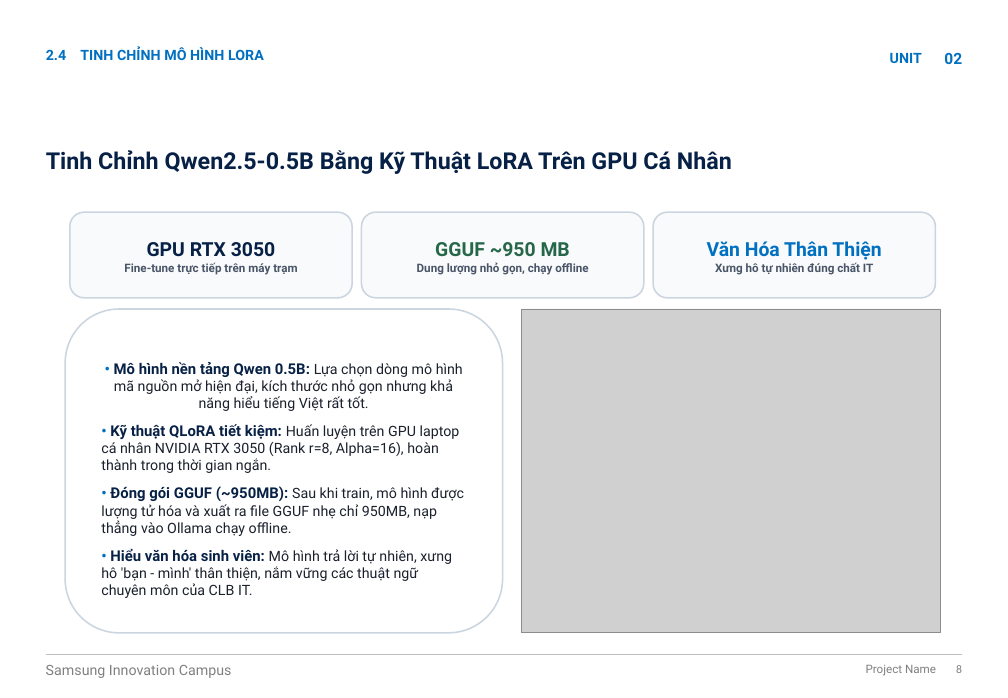
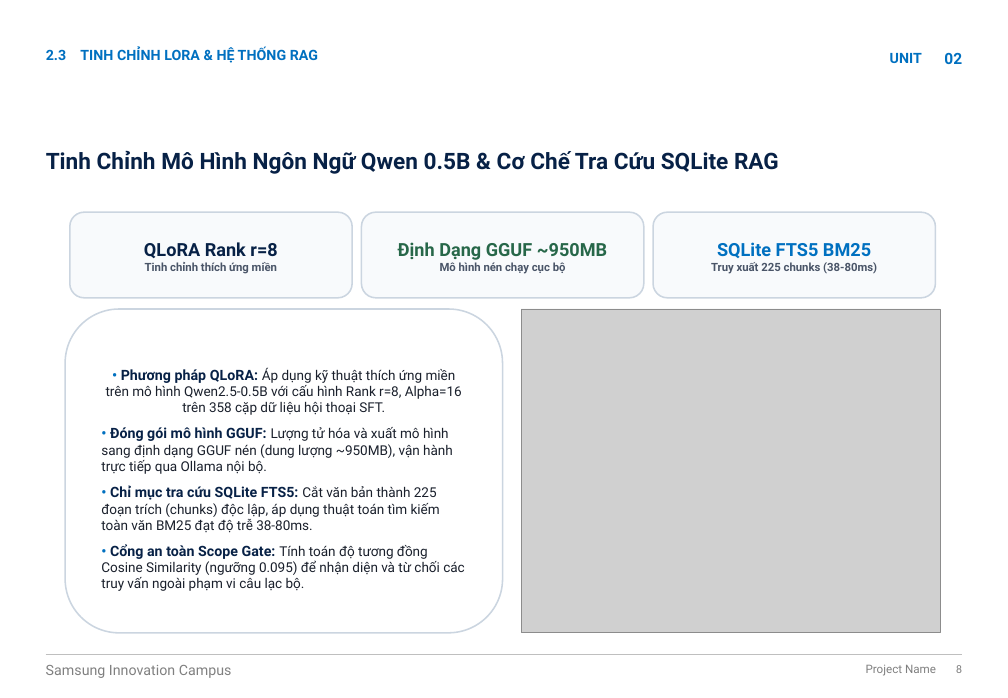
Before and after one commit to quocdoanhdang2-sketch/dusnx-platform, a slide deck: slide 8 of docs/SIC_AI_Capstone_Project_DUSNX_Presentation.pptx. Drawn at 1008x698 pixels with LibreOffice and Linux fonts; fonts in the diff are those of the drawing; grey boxes stand for pictures; background and template pictures are left out. Boxes give left, top, right and bottom in pixels: in the first picture for what was removed or moved away, otherwise in the second. Text is boxed around its words. In the diff, an @@ line names an element or a change of style, - is before the commit and + after.

```diff
--- a/docs/SIC_AI_Capstone_Project_DUSNX_Presentation.pptx
+++ b/docs/SIC_AI_Capstone_Project_DUSNX_Presentation.pptx
@@ text at [46,49,66,60]: text changed @@
-2.4
+2.3
@@ text at [80,46,318,63]: text changed @@
-TINH CHỈNH MÔ HÌNH LORA
+TINH CHỈNH LORA & HỆ THỐNG RAG
@@ title at [46,150,779,174]: text changed; size 18 to 17.5 pt @@
-Tinh Chỉnh Qwen2.5-0.5B Bằng Kỹ Thuật LoRA Trên GPU Cá Nhân
+Tinh Chỉnh Mô Hình Ngôn Ngữ Qwen 0.5B & Cơ Chế Tra Cứu SQLite RAG
@@ text in rounded rectangle at [144,242,277,274]: text changed; size 9 to 8.8 pt @@
-GPU RTX 3050
-Fine-tune trực tiếp trên máy trạm
+QLoRA Rank r=8
+Tinh chỉnh thích ứng miền
@@ text in rounded rectangle at [398,242,607,274]: text changed; size 9 to 14 pt; text colour #4A5568 to #276749 @@
-GGUF ~950 MB
-Dung lượng nhỏ gọn, chạy offline
+Định Dạng GGUF ~950MB
+Mô hình nén chạy cục bộ
@@ text in rounded rectangle at [711,242,877,274]: text changed; size 9 to 8.8 pt @@
-Văn Hóa Thân Thiện
-Xưng hô tự nhiên đúng chất IT
+SQLite FTS5 BM25
+Truy xuất 225 chunks (38-80ms)
@@ text in rounded rectangle at [101,367,464,591]: text changed; size 11 to 10.5 pt @@
-• Mô hình nền tảng Qwen 0.5B: Lựa chọn dòng mô hình mã nguồn mở hiện đại, kích thước nhỏ gọn nhưng khả năng hiểu tiếng Việt rất tốt.
-• Kỹ thuật QLoRA tiết kiệm: Huấn luyện trên GPU laptop cá nhân NVIDIA RTX 3050 (Rank r=8, Alpha=16), hoàn thành trong thời gian ngắn.
-• Đóng gói GGUF (~950MB): Sau khi train, mô hình được lượng tử hóa và xuất ra file GGUF nhẹ chỉ 950MB, nạp thẳng vào Ollama chạy offline.
-• Hiểu văn hóa sinh viên: Mô hình trả lời tự nhiên, xưng hô 'bạn - mình' thân thiện, nắm vững các thuật ngữ chuyên môn của CLB IT.
+• Phương pháp QLoRA: Áp dụng kỹ thuật thích ứng miền trên mô hình Qwen2.5-0.5B với cấu hình Rank r=8, Alpha=16 trên 358 cặp dữ liệu hội thoại SFT.
+• Đóng gói mô hình GGUF: Lượng tử hóa và xuất mô hình sang định dạng GGUF nén (dung lượng ~950MB), vận hành trực tiếp qua Ollama nội bộ.
+• Chỉ mục tra cứu SQLite FTS5: Cắt văn bản thành 225 đoạn trích (chunks) độc lập, áp dụng thuật toán tìm kiếm toàn văn BM25 đạt độ trễ 38-80ms.
+• Cổng an toàn Scope Gate: Tính toán độ tương đồng Cosine Similarity (ngưỡng 0.095) để nhận diện và từ chối các truy vấn ngoài phạm vi câu lạc bộ.
```
Also in this commit, not shown: 10 other slides changed, 2 other files.
